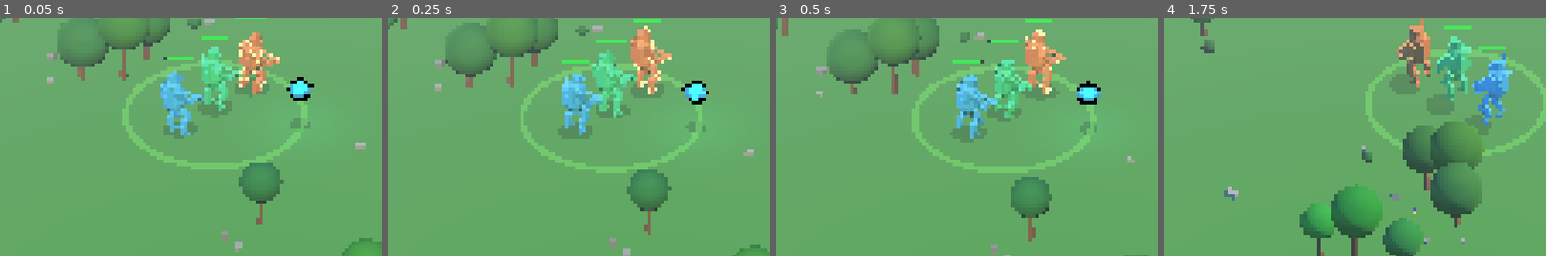
Above: before the commit, frames 1-4 (left to right).
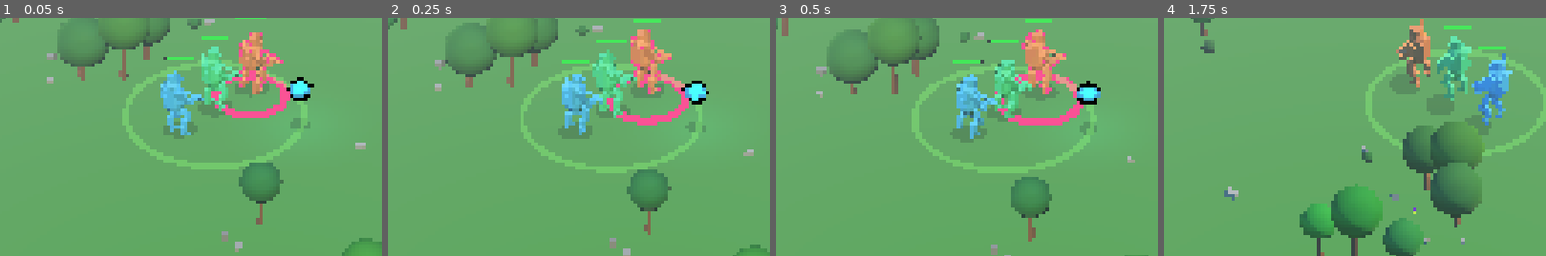
Above: after the commit, the same moments.

Repository: Jojjo1010/MechGame
Game: Godot game, scene res://scenes/game/Game.tscn
The game is run twice, just before and just after one commit, with the same random seed, the same clock (stepped at 60 frames per second) and the same inputs.
Inputs (mouse positions are % of the whole screen's width and height, from its top left):
- Up to frame 1 (0.05 s): no input
- Up to frame 2 (0.25 s): no input
- Up to frame 3 (0.5 s): no input
- Up to frame 4 (1.75 s): tap Enter at 0.5 s; move the mouse to (72, 45) at 0.52 s; hold D 0.53-1.25 s; tap Q at 0.6 s; click (72, 45) at 0.67 s; tap Space at 0.77 s; drag from (30, 55) to (45, 70) at 1.27 s
The pictures show only the part of the screen within x 18-68%, y 34-84%; the shares and areas given below are measured in that part.

The runs differ from the first frame. In frame 1, 1.4% of the frame differs, in the area x 55-76%, y 6-42%; in frame 2, 1.4%; in frame 3, 1.5%, in the area x 57-81%, y 4-46%; in frame 4, nothing differs.

Commit message:
Exaggerated selected-mech signifiers
Outline thicker (0.07 → 0.14) and recolored to UITheme.COLOR_ACCENT_HOT
(hot pink) — matches the rest of the UI's "selected/committed" language.

Added a pulsing ground ring at the mech's feet: TorusMesh anchored to
y≈0 so it stays still while the body bobs, looping a 0.45s sine pulse
on scale (1.0 → 1.18) and emission energy (4 → 9). Acts as an RTS-style
spatial anchor so the active mech reads at a glance regardless of camera
angle or zoom.

Cleanup paths in set_highlighted now also free the ring + kill the
pulse tween.

Co-Authored-By: Claude Opus 4.7 (1M context) <noreply@anthropic.com>

Diff:
--- a/scenes/mechs/Mech.gd
+++ b/scenes/mechs/Mech.gd
@@ -33,6 +33,9 @@
 var _bulwark_reduction: float = 0.0   # 0..1, refreshed each frame from nearby Garlic auras
 var _bulwark_bubble: MeshInstance3D = null
 var _bulwark_bubble_mat: StandardMaterial3D = null
+var _selection_ring: MeshInstance3D = null
+var _selection_ring_mat: StandardMaterial3D = null
+var _selection_pulse_tween: Tween = null
 var _model_base_y: float = 0.0
 var _bob_time: float = 0.0
 var _step_pitch_base: float = 1.0   # randomized per mech so the conga line has variety
@@ -416,12 +419,19 @@
 const OUTLINE_SHADER = preload("res://scenes/vfx/mech_outline.gdshader")
 
 func set_highlighted(on: bool) -> void:
-	# Outlines are parented to their source meshes — search recursively to remove them
+	# Cleanup any previous highlight visuals (outline meshes + ground ring + tween).
 	for ol in find_children("_ol_*", "MeshInstance3D", true, false):
 		ol.queue_free()
+	if _selection_pulse_tween != null and _selection_pulse_tween.is_valid():
+		_selection_pulse_tween.kill()
+	_selection_pulse_tween = null
+	if is_instance_valid(_selection_ring):
+		_selection_ring.queue_free()
+	_selection_ring = null
+	_selection_ring_mat = null
 	if not on:
 		return
-	# Parent each outline to its source mesh so it inherits all transforms (including bob)
+	# Thick hot-pink outline on each mesh — parented to the mesh so it inherits bob/lean.
 	for i in _mesh_instances.size():
 		var src := _mesh_instances[i]
 		if not is_instance_valid(src):
@@ -432,11 +442,42 @@
 		ol.cast_shadow = GeometryInstance3D.SHADOW_CASTING_SETTING_OFF
 		var sm := ShaderMaterial.new()
 		sm.shader = OUTLINE_SHADER
-		sm.set_shader_parameter("outline_color", Color(1.0, 0.95, 0.55, 1.0))
-		sm.set_shader_parameter("outline_size", 0.07)
+		sm.set_shader_parameter("outline_color", UITheme.COLOR_ACCENT_HOT)
+		sm.set_shader_parameter("outline_size", 0.14)
 		ol.material_override = sm
 		src.add_child(ol)
 		ol.transform = Transform3D.IDENTITY
+	# Ground selection ring — pinned at the mech's feet (doesn't bob with the
+	# body), so it acts as a stable RTS-style anchor showing exactly which mech
+	# is currently the action target.
+	_selection_ring = MeshInstance3D.new()
+	var torus := TorusMesh.new()
+	torus.inner_radius  = 1.55
+	torus.outer_radius  = 1.95
+	torus.rings         = 48
+	torus.ring_segments = 8
+	_selection_ring.mesh = torus
+	_selection_ring.cast_shadow = GeometryInstance3D.SHADOW_CASTING_SETTING_OFF
+	_selection_ring_mat = StandardMaterial3D.new()
+	_selection_ring_mat.shading_mode               = BaseMaterial3D.SHADING_MODE_UNSHADED
+	_selection_ring_mat.albedo_color               = UITheme.COLOR_ACCENT_HOT
+	_selection_ring_mat.emission_enabled           = true
+	_selection_ring_mat.emission                   = UITheme.COLOR_ACCENT_HOT
+	_selection_ring_mat.emission_energy_multiplier = 5.0
+	_selection_ring_mat.transparency               = BaseMaterial3D.TRANSPARENCY_ALPHA
+	_selection_ring.material_override = _selection_ring_mat
+	_selection_ring.position = Vector3(0.0, 0.06, 0.0)
+	add_child(_selection_ring)
+	# Loop pulse on scale + emission so the ring breathes.
+	_selection_pulse_tween = create_tween().set_loops()
+	_selection_pulse_tween.tween_property(_selection_ring, "scale", Vector3(1.18, 1.0, 1.18), 0.45) \
+		.set_trans(Tween.TRANS_SINE)
+	_selection_pulse_tween.parallel().tween_property(_selection_ring_mat, "emission_energy_multiplier", 9.0, 0.45) \
+		.set_trans(Tween.TRANS_SINE)
+	_selection_pulse_tween.tween_property(_selection_ring, "scale", Vector3.ONE, 0.45) \
+		.set_trans(Tween.TRANS_SINE)
+	_selection_pulse_tween.parallel().tween_property(_selection_ring_mat, "emission_energy_multiplier", 4.0, 0.45) \
+		.set_trans(Tween.TRANS_SINE)
 
 static var _shadow_tex: GradientTexture2D
 
